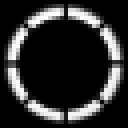
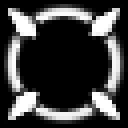
Layered file, before and after one edit (128×128). Changes by layer:
hid "Layer 6" over box(4, 4, 128, 124)
added layer "Layer 13" above "Layer 12" over box(12, 12, 112, 116)
added layer "Layer 11 copy 3" above "EliteRing" over box(4, 4, 124, 124)
added layer "EliteRing" above "Color Fill 3 copy" over box(4, 4, 128, 124)
added layer "Color Fill 3 copy" above "Layer 9 copy 3" over box(4, 4, 128, 124)
hid "Background copy 2" over box(4, 4, 128, 124)
